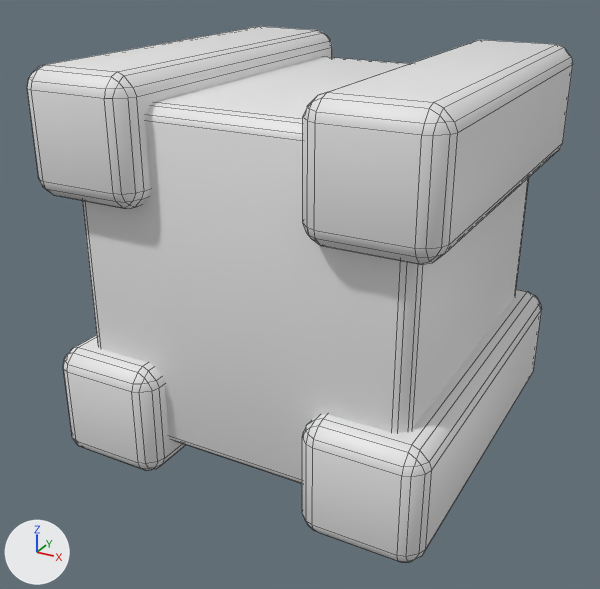
An edit to the FBX model Fit Into/Assets/Models/Cube.fbx, drawn before and after from the same camera.
Both versions are drawn from a 50 mm camera at (1.9, -3.67, 1.55) aimed at (-0.04, -0.13, -0.22). The axes (+X, +Y, +Z) are drawn at lower left. The lights are the same throughout. Mesh edges are drawn as thin lines.

Script lines for the objects in view, before the commit:
```python
me_cube = bpy.data.meshes.new('Cube')
me_cube.from_pydata(...)  # 480 vertices, 490 faces; spans x -1.0..1.0, y -1.0..1.0, z -1.0..1.0
me_cube.materials.append(mat_material)  # white #e7e7e7
ob_cube = bpy.data.objects.new('Cube', me_cube)
ob_cube.location = (0.0, 0.0, 0.0)
```
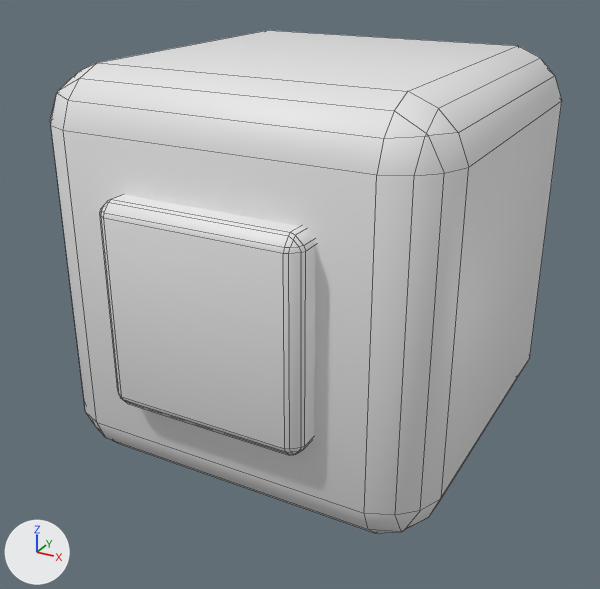
Where the change shows, as pixel boxes [x1, y1, x2, y2] in the pictures (600 x 589 px):
'Cube', reshaped (6% narrower, 6% shorter): before [27, 26, 573, 563]; after [50, 30, 562, 533]
part 1 of me_cube, rebuilt (15% wider, 18% taller): before [82, 57, 528, 484]; after [50, 30, 562, 533]
part 2 of me_cube, added: after [100, 195, 316, 455]
part 3 of me_cube, deleted: before [63, 335, 185, 471]
part 4 of me_cube, deleted: before [303, 40, 573, 264]
part 5 of me_cube, deleted: before [302, 289, 542, 563]
part 6 of me_cube, deleted: before [27, 26, 332, 209]

Diff of the bpy script that builds the scene:
```diff
--- a/Fit Into/Assets/Models/Cube.fbx.py
+++ b/Fit Into/Assets/Models/Cube.fbx.py
@@ me_cube @@
 # used by ob_cube; location = (0.0, 0.0, 0.0)
-me_cube.from_pydata(...)  # 480 vertices, 490 faces; spans x -1.0..1.0, y -1.0..1.0, z -1.0..1.0
-me_cube.materials.append(mat_material)  # white #e7e7e7
+me_cube.from_pydata(...)  # 208 vertices, 212 faces; spans x -1.0..1.0, y -1.14..1.14, z -1.0..1.0
+# me_cube part 1: the loose piece of 96 vertices spanning x -0.86..0.86, y -0.86..0.86, z -0.86..0.86 is rebuilt with 96 vertices and now spans x -1.0..1.0, y -1.0..1.0, z -1.0..1.0
+# me_cube part 2: a new loose piece of 112 vertices spanning x -0.5..0.5, y -1.14..1.14, z -0.5..0.5
+# me_cube part 3: the loose piece of 96 vertices spanning x -1.0..-0.4, y -1.0..1.0, z -1.0..-0.4 is deleted
+# me_cube part 4: the loose piece of 96 vertices spanning x 0.4..1.0, y -1.0..1.0, z 0.4..1.0 is deleted
+# me_cube part 5: the loose piece of 96 vertices spanning x 0.4..1.0, y -1.0..1.0, z -1.0..-0.4 is deleted
+# me_cube part 6: the loose piece of 96 vertices spanning x -1.0..-0.4, y -1.0..1.0, z 0.4..1.0 is deleted
```
